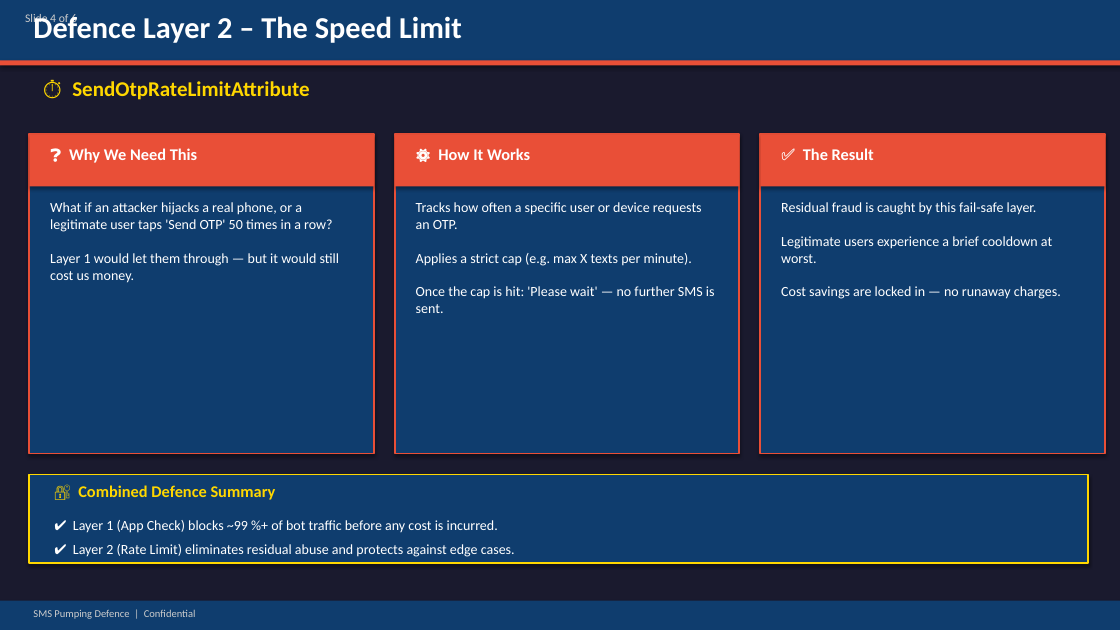
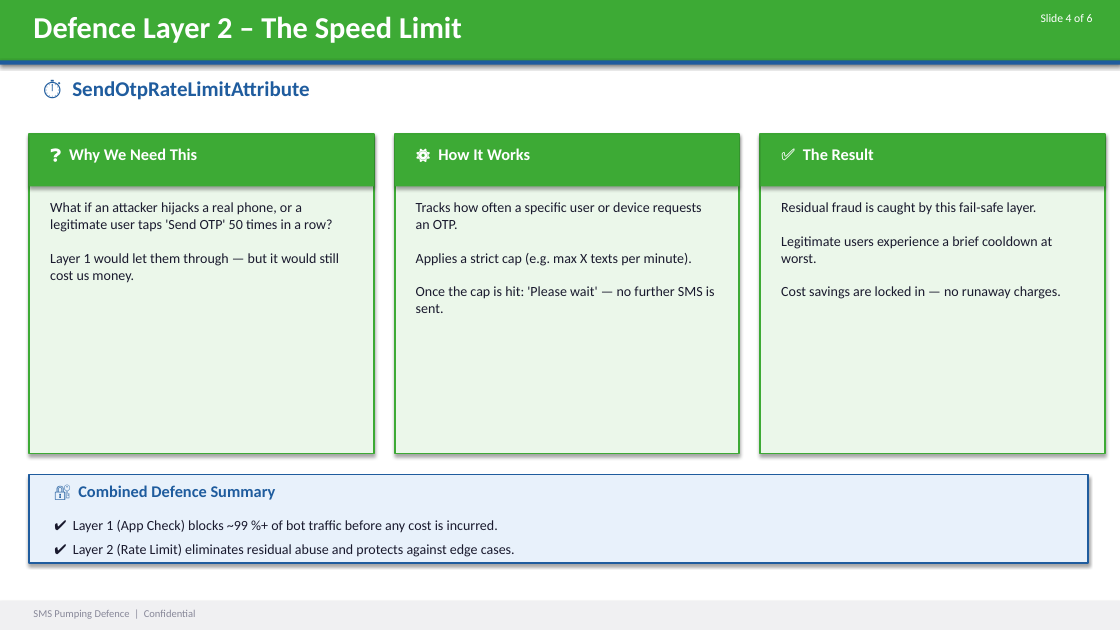
Before and after one commit to labanlaban/skills-getting-started-with-github-copilot, a slide deck: slide 4 of sms_pumping_defence.pptx. Drawn at 1120x630 pixels with LibreOffice and Linux fonts; fonts in the diff are those of the drawing. Boxes give left, top, right and bottom in pixels: in the first picture for what was removed or moved away, otherwise in the second. Text is boxed around its words. In the diff, an @@ line names an element or a change of style, - is before the commit and + after.

```diff
--- a/sms_pumping_defence.pptx
+++ b/sms_pumping_defence.pptx
@@ background #1A1A2E to #FFFFFF @@
@@ rectangle at [0,0,1120,63]: fill #0F3D6E to #3DAA35 @@
@@ text "Slide 4 of 6": place and size @@
-text "Slide 4 of 6" at [25,12,77,25]
+text "Slide 4 of 6" at [1041,14,1093,22]
@@ text "Slide 4 of 6" at [1041,14,1093,22]: text colour #CCCCCC to #FFFFFF; alignment left to right @@
@@ rectangle at [0,60,1120,65]: fill #E94F37 to #1F5C9E @@
@@ text "⏱️ SendOtpRateLimitAttribute" at [72,81,309,100]: text colour #FFD700 to #1F5C9E @@
@@ fill #E94F37 to #3DAA35 in 3 elements at [395,134,739,187], [760,134,1105,187], [29,134,374,187] @@
@@ fill #0F3D6E to #EBF7EA; outline #E94F37 1.5 pt to #3DAA35 1.5 pt in 3 elements at [29,134,374,454], [395,134,739,454], [760,134,1105,454] @@
@@ rectangle at [29,475,1088,563]: fill #0F3D6E to #E8F1FB; outline #FFD700 1.5 pt to #1F5C9E 1.5 pt @@
@@ text "🔐 Combined Defence Summary" at [78,485,276,500]: text colour #FFD700 to #1F5C9E @@
@@ text colour #FFFFFF to #1A1A2E in 4 elements at [50,202,340,283], [416,202,715,313], [781,202,1061,299], [73,520,515,557] @@
@@ rectangle at [0,601,1120,630]: fill #0F3D6E to #F0F0F2 @@
@@ text "SMS Pumping Defence | Confidential" at [33,610,196,619]: text colour #CCCCCC to #888899 @@
```
Also in this commit, not shown: 5 other slides changed, 1 other file.
